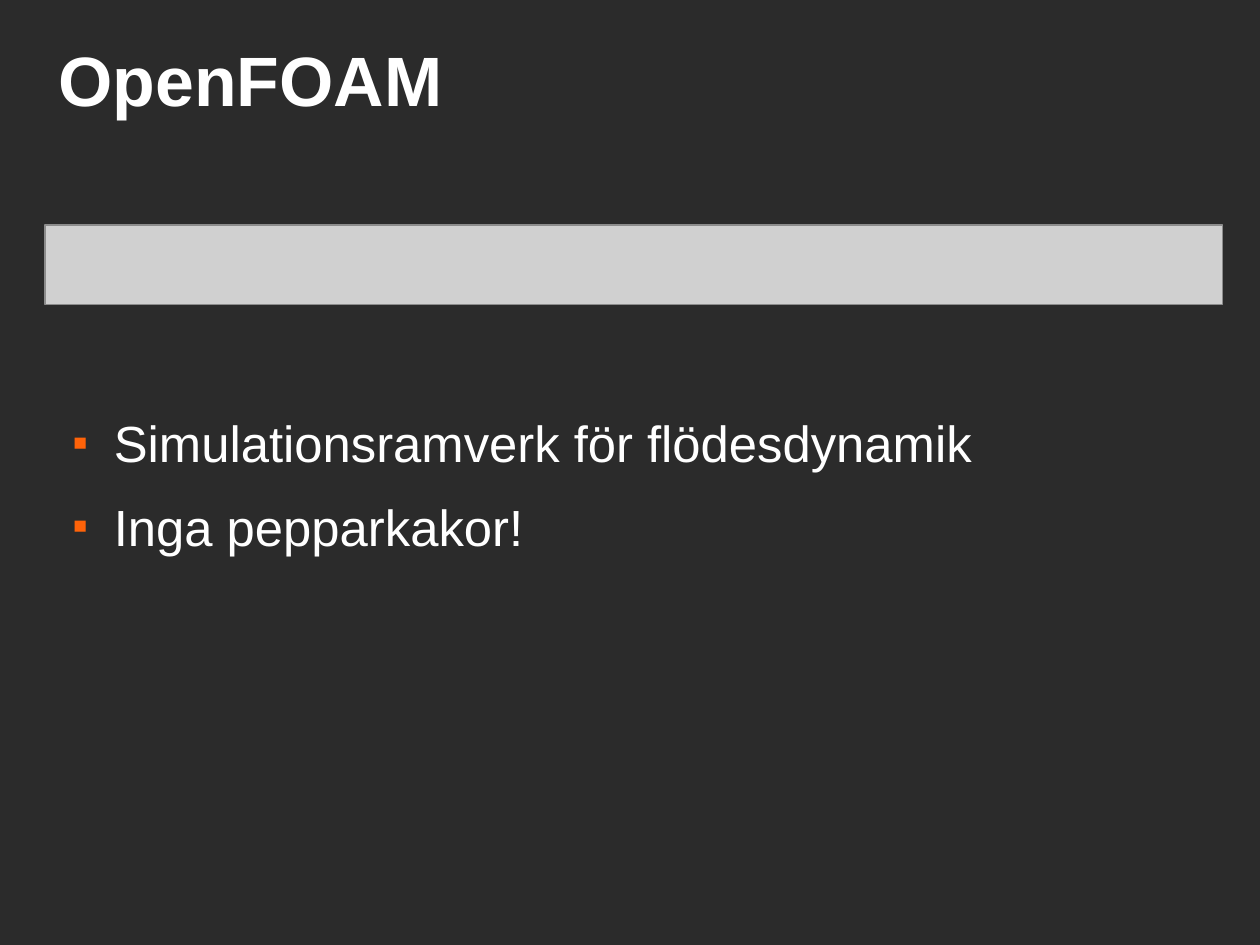
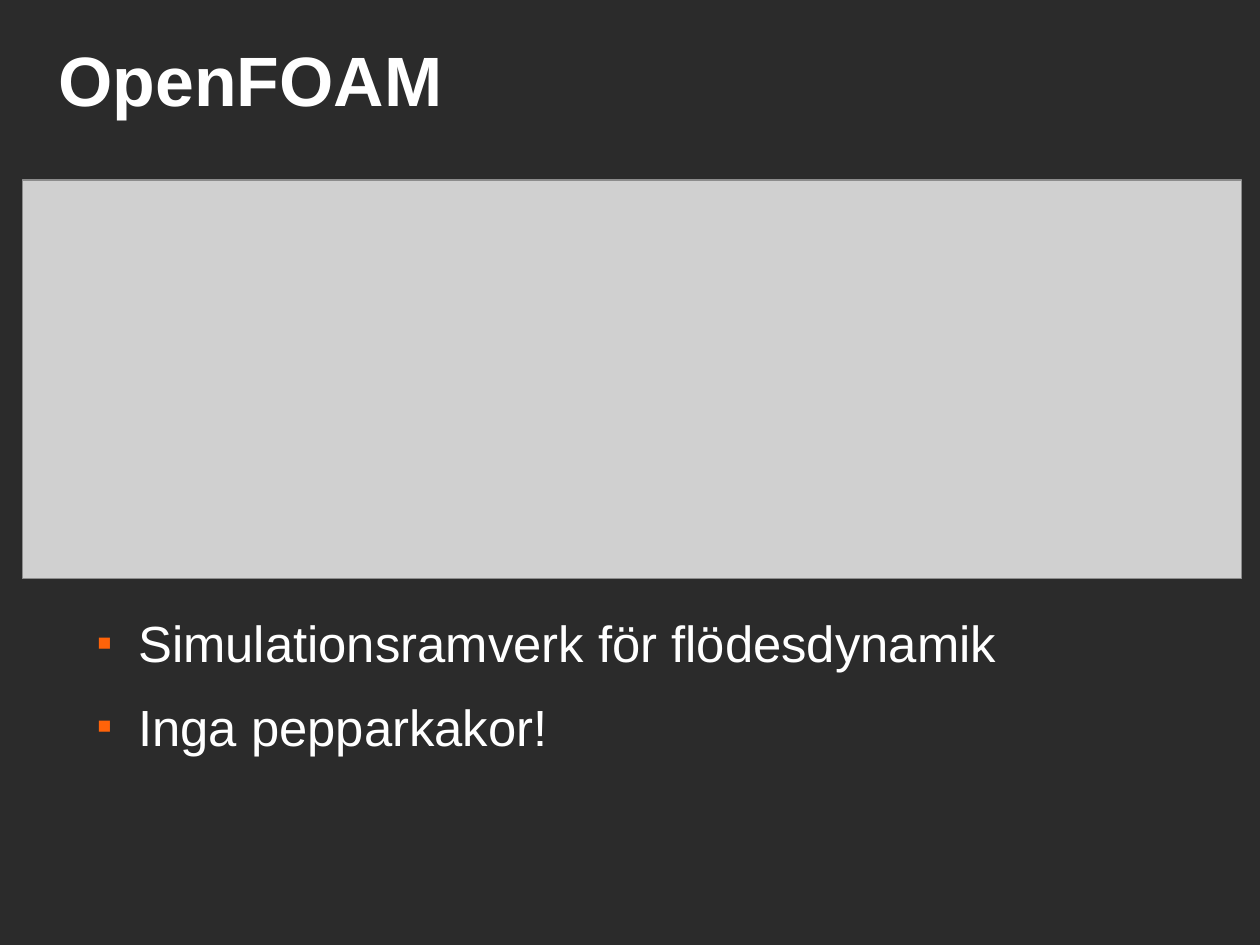
Before and after one commit to saifthe1/openfoam-openmp, a slide deck: slide 14 of presentation/pres.odp. Drawn at 1260x945 pixels with LibreOffice and Linux fonts; fonts in the diff are those of the drawing; grey boxes stand for pictures; background and template pictures are left out; a plain dark background stands for a picture behind light text. Boxes give left, top, right and bottom in pixels: in the first picture for what was removed or moved away, otherwise in the second. Text is boxed around its words. In the diff, an @@ line names an element or a change of style, - is before the commit and + after.

Commit message:
llk

```diff
--- a/presentation/pres.odp
+++ b/presentation/pres.odp
@@ picture: place and size @@
-picture at (45,225,1222,304)
+picture at (23,180,1243,579)
@@ text "Simulationsramverk för flödesdynamik": place and size @@
-text "Simulationsramverk för flödesdynamik" at (114,425,972,556)
+text "Simulationsramverk för flödesdynamik" at (138,625,996,756)
```
